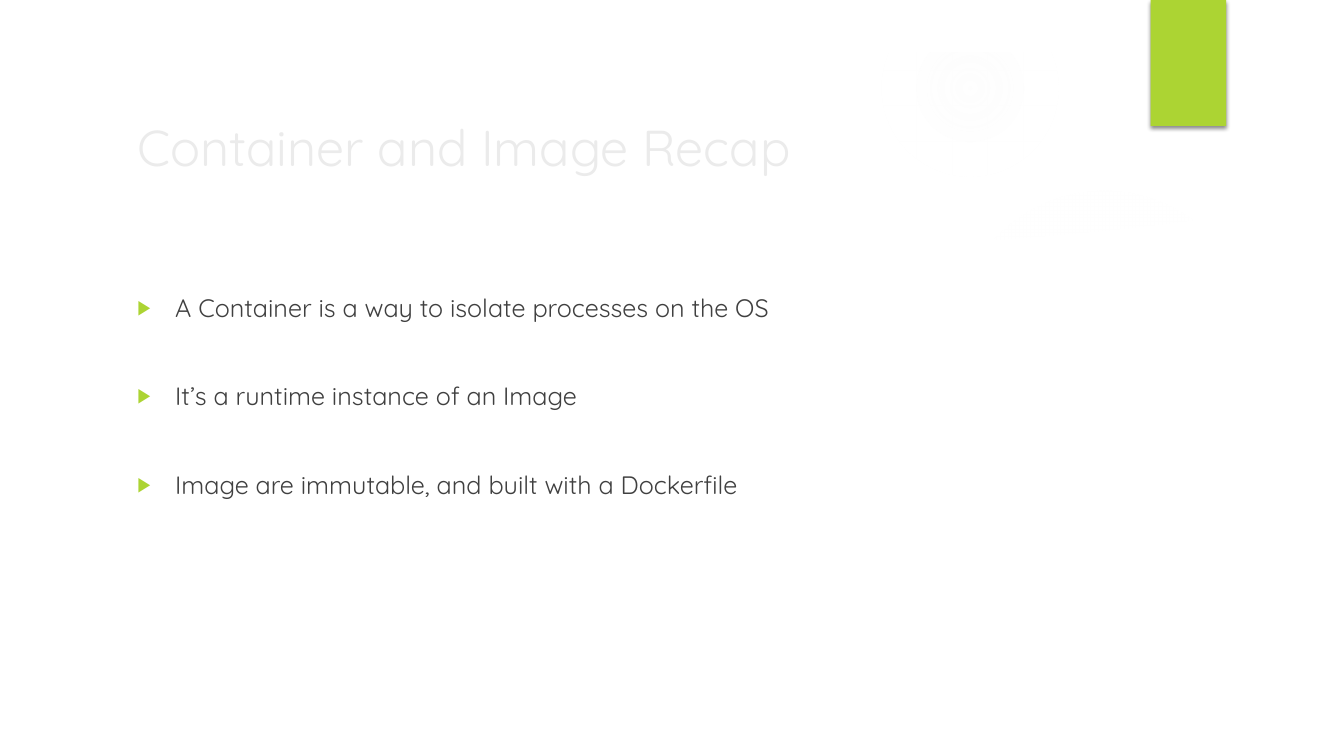
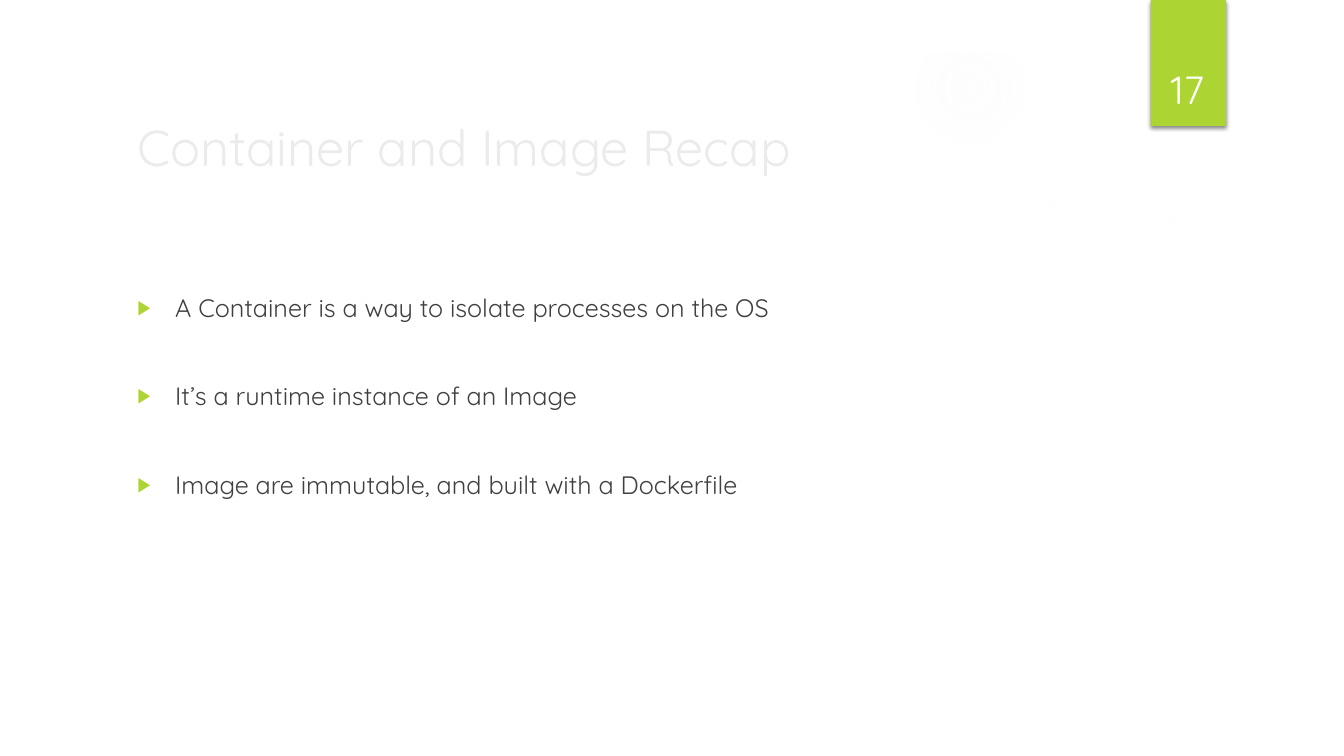
Before and after one commit to ilanham/Presentations, a slide deck: slide 17 of Developing for SQL Server with Docker.pptx. Drawn at 1344x756 pixels with LibreOffice and Linux fonts; fonts in the diff are those of the drawing; background and template pictures are left out. Boxes give left, top, right and bottom in pixels: in the first picture for what was removed or moved away, otherwise in the second. Text is boxed around its words. In the diff, an @@ line names an element or a change of style, - is before the commit and + after.

```diff
--- a/Developing for SQL Server with Docker.pptx
+++ b/Developing for SQL Server with Docker.pptx
@@ page number added at <box>1171,76,1204,104</box>, 28 pt, text #FFFFFF @@
+17
```
Also in this commit, not shown: 19 other slides changed.
